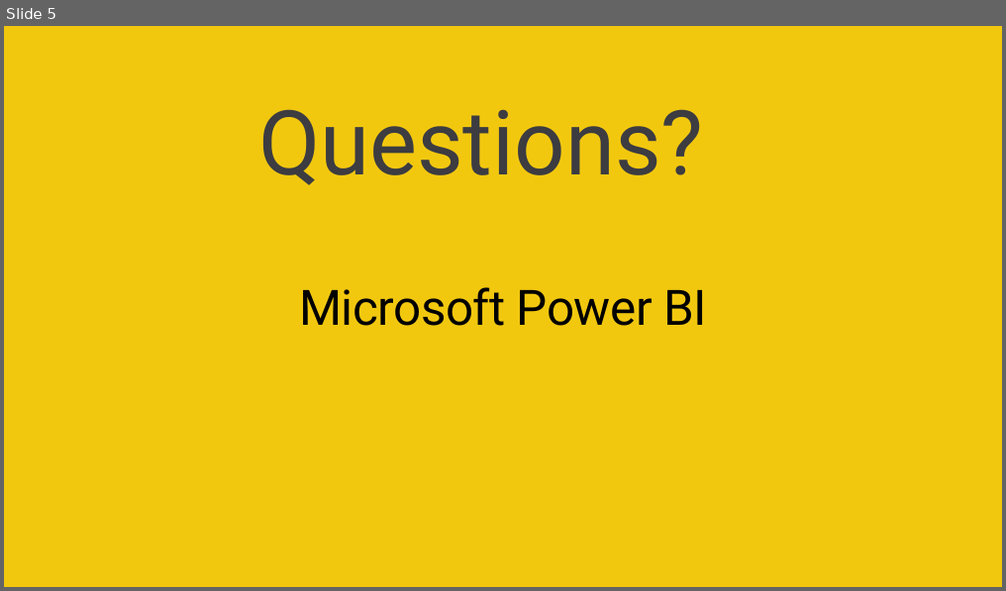
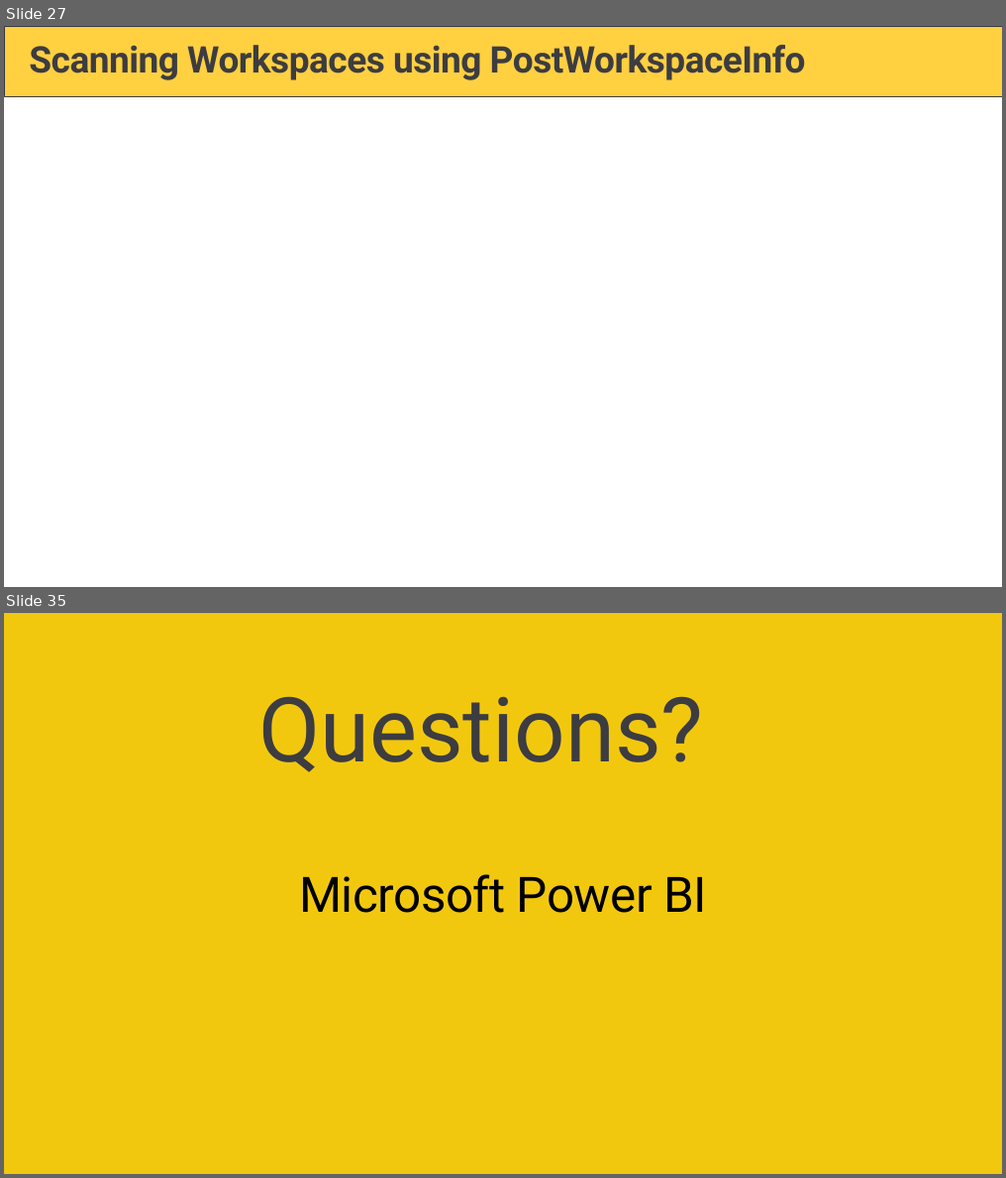
Before and after one commit to PowerBiDevCamp/Camp-Sessions, a slide deck: Session 19 - Managing Power BI using the Power BI Admin APIs.pptx. Shown one above the other, each under a label of ours: slide 5 before the commit, slides 27 and 35 after it; the slides between them are not shown. The pictures are 1006x591 and 1006x1178 pixels, drawn with LibreOffice and Linux fonts; fonts in the diff are those of the drawing; background and template pictures are left out. Boxes give left, top, right and bottom in pixels: in the first picture for what was removed or moved away, otherwise in the second. Text is boxed around its words. In the diff, an @@ line names an element or a change of style, - is before the commit and + after.

```diff
--- a/Session 19 - Managing Power BI using the Power BI Admin APIs.pptx
+++ b/Session 19 - Managing Power BI using the Power BI Admin APIs.pptx
@@ slide 27 added at [4,26,1002,587], background #FFFFFF @@
@@ rectangle added at [4,26,1002,96], fill #FFD040, outline #3C3C41 0.5 pt @@
@@ title added at [29,45,806,80], 36 pt, text #3C3C41, bold @@
+Scanning Workspaces using PostWorkspaceInfo
@@ what was slide 5 is now slide 35 @@
```
Also in this commit, not shown: 2 slides changed, 29 other slides added.
